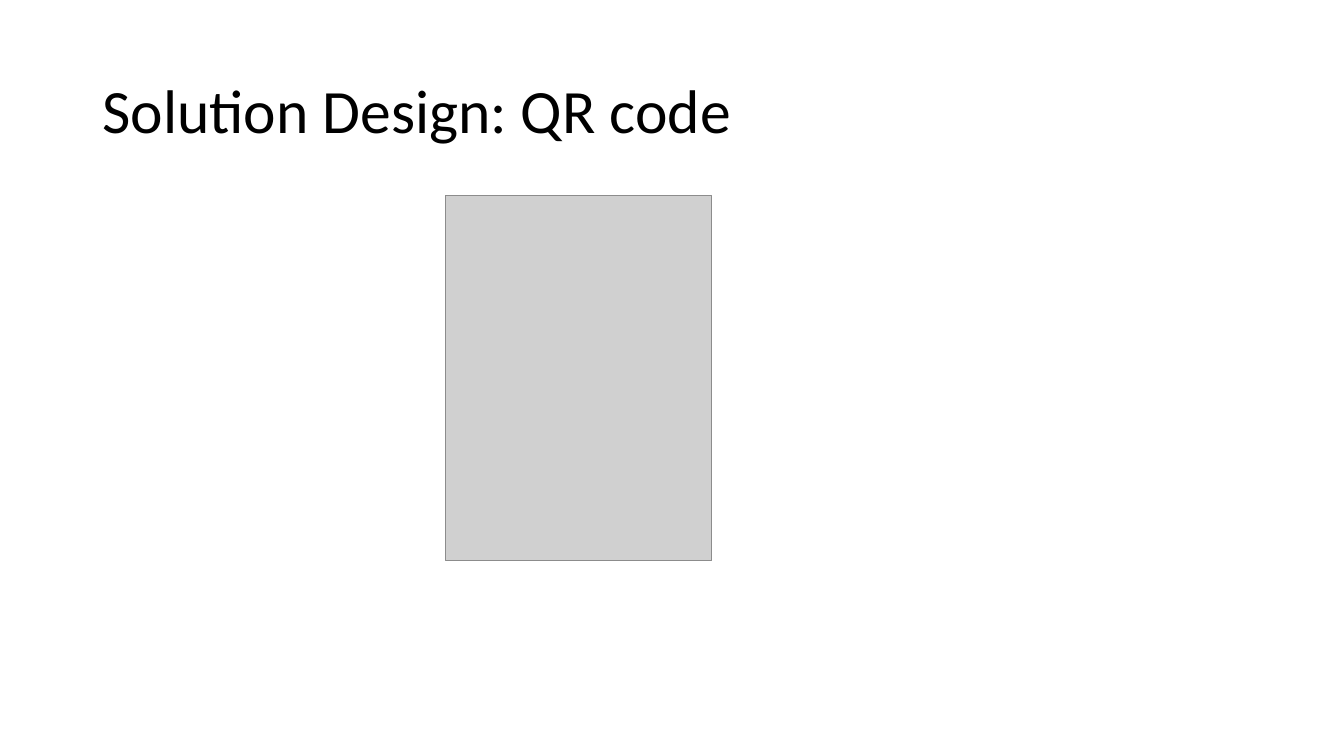
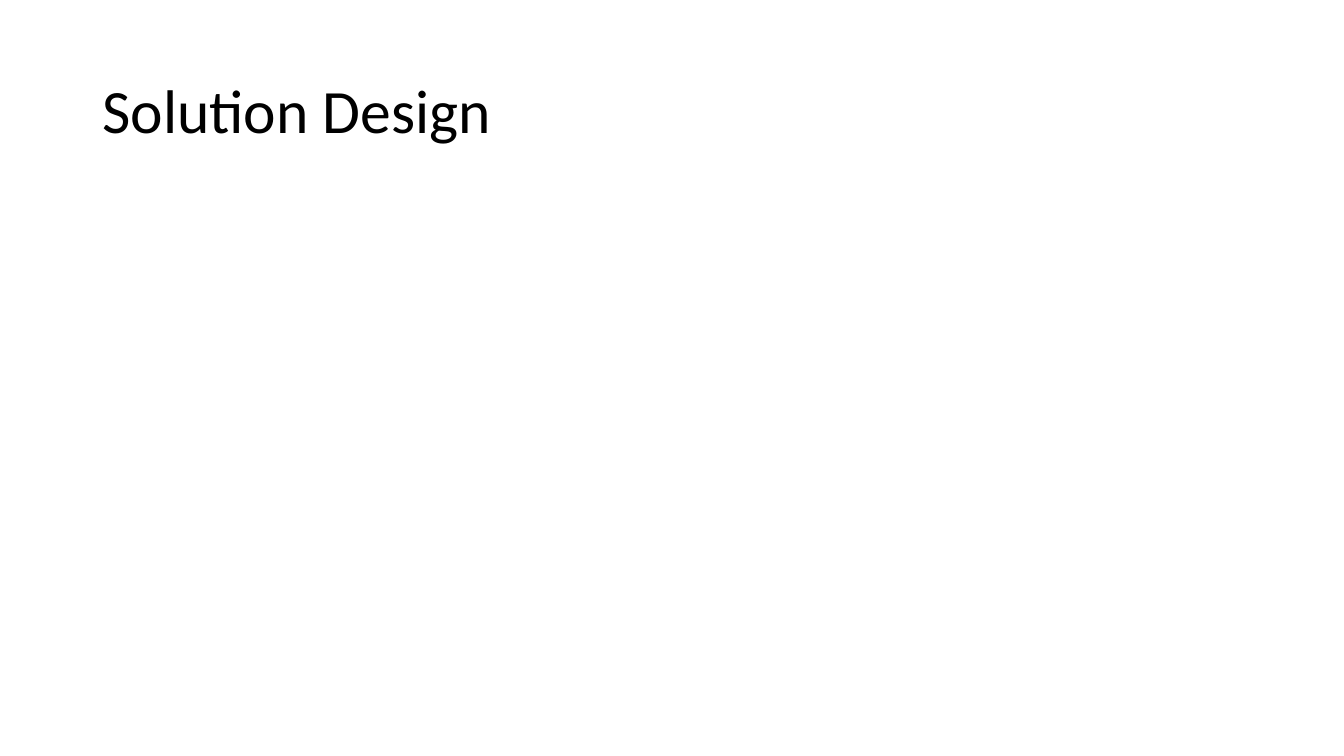
Before and after one commit to zatsepinvl/whatsclub, a slide deck: slide 9 of WhatsClub.pptx (slide 7 before the commit). Drawn at 1344x756 pixels with LibreOffice and Linux fonts; fonts in the diff are those of the drawing; grey boxes stand for pictures. Boxes give left, top, right and bottom in pixels: in the first picture for what was removed or moved away, otherwise in the second. Text is boxed around its words. In the diff, an @@ line names an element or a change of style, - is before the commit and + after.

```diff
--- a/WhatsClub.pptx
+++ b/WhatsClub.pptx
@@ title at [102, 90, 491, 144]: text changed @@
-Solution Design: QR code
+Solution Design
@@ picture removed at [446, 196, 712, 562] @@
```
Also in this commit, not shown: 3 other slides changed, 4 slides added, 4 slides removed, 19 other files.
